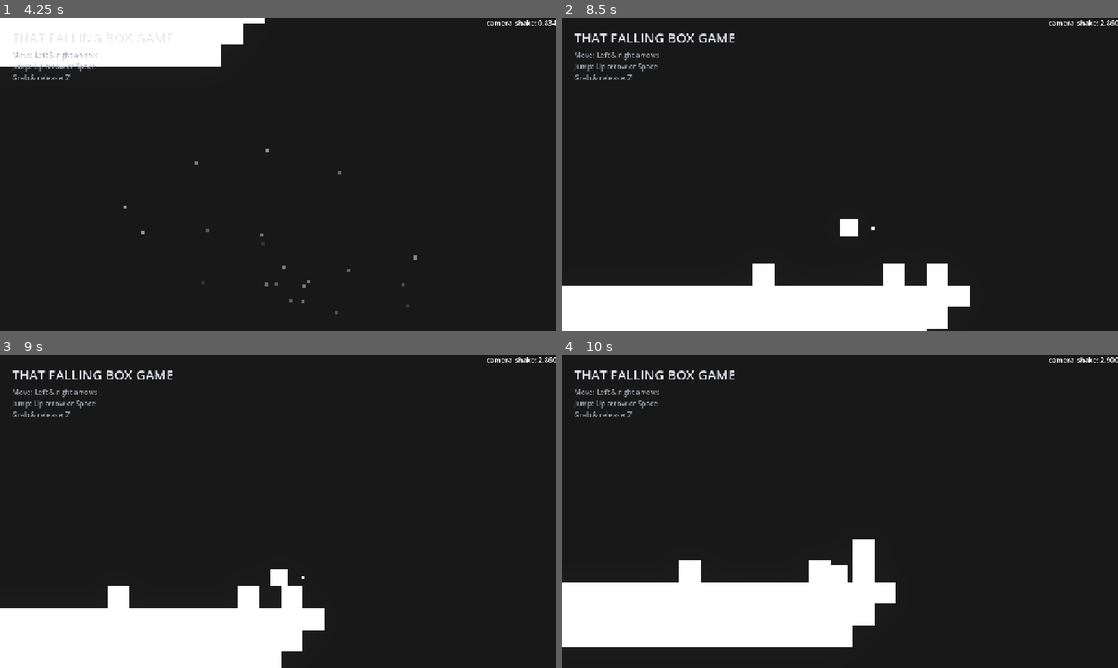
Above: before the commit, frames 1-4 (two rows, left to right).
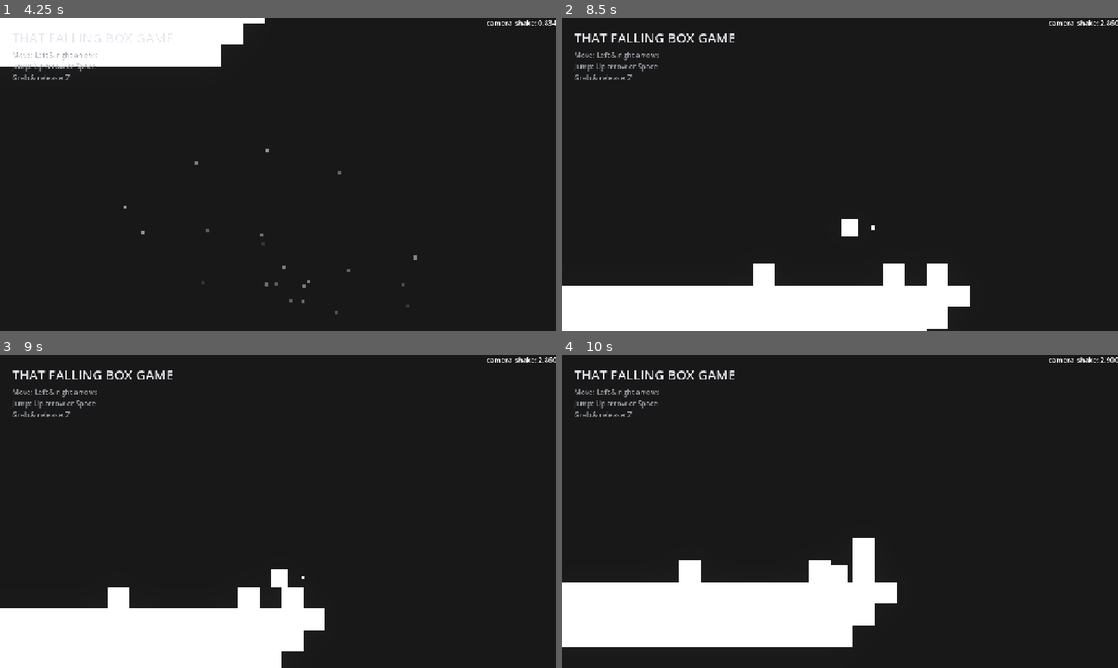
Above: after the commit, the same moments.

Repository: itsMapleLeaf/falling-box
Game: Godot game, scene res://src/main.tscn
The game is run twice, just before and just after one commit, with the same random seed, the same clock (stepped at 60 frames per second) and the same inputs.
Inputs (mouse positions are in pixels of both pictures, inside the frame that each line leads up to):
- Up to frame 1 (4.25 s): click (222, 174) at 0.52 s; type "12" at 0.6 s; click (250, 190) at 0.75 s; type "12" at 0.83 s; click (316, 190) at 0.98 s; type "12" at 1.07 s; click "Host" at 1.25 s; tap Enter at 2 s; move the mouse to (400, 158) at 2.02 s; hold Right (move_right) 2.03-2.75 s; tap I at 2.1 s; click (400, 158) at 2.17 s; tap Up (jump) at 2.27 s; drag from (166, 190) to (294, 240) at 2.77 s; move the mouse to (333, 105) at 3.52 s; hold Right (move_right) from 3.53 s (still down); tap Alt at 3.6 s
- Up to frame 2 (8.5 s): release Right (move_right) at 4.25 s; drag from (812, 237) to (673, 127) at 4.27 s; move the mouse to (1006, 221) at 5.02 s; hold Left (move_left) 5.03-5.75 s; tap I at 5.1, 8.1 s; tap Up (jump) at 5.27, 8.27 s; drag from (673, 127) to (823, 240) at 5.77 s; move the mouse to (867, 174) at 6.52 s; hold Left (move_left) 6.53-7.25 s; tap Alt at 6.6 s; click (867, 174) at 6.67 s; drag from (756, 96) to (728, 190) at 7.27 s; move the mouse to (962, 158) at 8.02 s; hold Right (move_right) from 8.03 s (still down)
- Up to frame 3 (9 s): release Right (move_right) at 8.75 s; drag from (166, 527) to (294, 577) at 8.77 s
- Up to frame 4 (10 s): move the mouse to (895, 442) at 9.52 s; hold Left (move_left) from 9.53 s (still down); tap Alt at 9.6 s

Frame 1 is identical in both runs. In frame 2, less than 0.1% of the frame differs, in the area x 34-57%, y 64-86%; in frame 3, 0.1%, in the area x 19-55%, y 68-95%; in frame 4, less than 0.1%.

Commit message:
falling box sync

Diff:
--- a/src/falling_box.gd
+++ b/src/falling_box.gd
@@ -20,6 +20,10 @@
 var grounded_age := 0.0
 var spawn_fade_age := 0.0
 var despawn_fade_age := 0.0
+
+
+func _enter_tree() -> void:
+	set_physics_process(is_multiplayer_authority())
 
 
 func _ready() -> void:
--- a/src/falling_box.tscn
+++ b/src/falling_box.tscn
@@ -7,6 +7,23 @@
 
 [sub_resource type="RectangleShape2D" id="RectangleShape2D_box"]
 size = Vector2(48, 50)
+
+[sub_resource type="SceneReplicationConfig" id="SceneReplicationConfig_box"]
+properties/0/path = NodePath(".:position")
+properties/0/spawn = true
+properties/0/replication_mode = 1
+properties/1/path = NodePath("Body:modulate")
+properties/1/spawn = true
+properties/1/replication_mode = 1
+properties/2/path = NodePath(".:collision_layer")
+properties/2/spawn = true
+properties/2/replication_mode = 1
+properties/3/path = NodePath(".:collision_mask")
+properties/3/spawn = true
+properties/3/replication_mode = 1
+properties/4/path = NodePath("Hitbox:disabled")
+properties/4/spawn = true
+properties/4/replication_mode = 1
 
 [node name="FallingBox" type="CharacterBody2D" unique_id=8712630 node_paths=PackedStringArray("visual", "hitbox")]
 collision_layer = 4
@@ -21,3 +38,6 @@
 [node name="Hitbox" type="CollisionShape2D" parent="." unique_id=1674640445]
 editor_description = "The hitbox is set slightly smaller than the actual visual area to avoid corner-to-corner collision with other boxes, or \"staircase stacking\""
 shape = SubResource("RectangleShape2D_box")
+
+[node name="MultiplayerSynchronizer" type="MultiplayerSynchronizer" parent="." unique_id=1591819873]
+replication_config = SubResource("SceneReplicationConfig_box")
--- a/src/falling_box_spawner.gd
+++ b/src/falling_box_spawner.gd
@@ -6,21 +6,44 @@
 const FALLING_BOX = preload("uid://b6hwok27qogib")
 
 @export var level: Level
+@export var multiplayer_spawner: MultiplayerSpawner
 
 @onready var spawn_timer: Timer = $Timer
 
 var spawn_rng := RandomNumberGenerator.new()
 
 
+class BoxSpawnData:
+	var position: Vector2
+
+
+	func with_position(value: Vector2) -> BoxSpawnData:
+		position = value
+		return self
+
+
 func _ready() -> void:
 	spawn_rng.randomize()
 	spawn_timer.timeout.connect(spawn_box)
+	multiplayer_spawner.spawn_function = _create_box
+
+
+func _create_box(data_dict: Dictionary) -> Node:
+	var spawn_data: BoxSpawnData = dict_to_inst(data_dict)
+	var box: FallingBox = FALLING_BOX.instantiate()
+	box.global_position = spawn_data.position
+	box.reset_physics_interpolation()
+	return box
 
 
 func spawn_box() -> FallingBox:
-	var box: FallingBox = FALLING_BOX.instantiate()
-	box.global_position = level.get_random_box_spawn_position()
-	box.reset_physics_interpolation()
-	add_sibling(box)
-	box_spawned.emit(box)
+	if not multiplayer.is_server():
+		return null
+
+	var spawn_data := BoxSpawnData.new().with_position(level.get_random_box_spawn_position())
+	var spawned_node := multiplayer_spawner.spawn(inst_to_dict(spawn_data))
+	var box := spawned_node as FallingBox
+	if box:
+		box_spawned.emit(box)
+
 	return box
--- a/src/game.tscn
+++ b/src/game.tscn
@@ -19,9 +19,10 @@
 [node name="Level" parent="." unique_id=59989938 instance=ExtResource("2_kc8ui")]
 unique_name_in_owner = true
 
-[node name="FallingBoxSpawner" type="Node" parent="." unique_id=701761549 node_paths=PackedStringArray("level")]
+[node name="FallingBoxSpawner" type="Node" parent="." unique_id=701761549 node_paths=PackedStringArray("level", "multiplayer_spawner")]
 script = ExtResource("3_pk08u")
 level = NodePath("../Level")
+multiplayer_spawner = NodePath("../FallingBoxMultiplayerSpawner")
 
 [node name="Timer" type="Timer" parent="FallingBoxSpawner" unique_id=783537521]
 wait_time = 0.5
@@ -29,3 +30,6 @@
 
 [node name="PlayerMultiplayerSpawner" type="MultiplayerSpawner" parent="." unique_id=1400115976]
 spawn_path = NodePath("..")
+
+[node name="FallingBoxMultiplayerSpawner" type="MultiplayerSpawner" parent="." unique_id=1329170347]
+spawn_path = NodePath("..")
